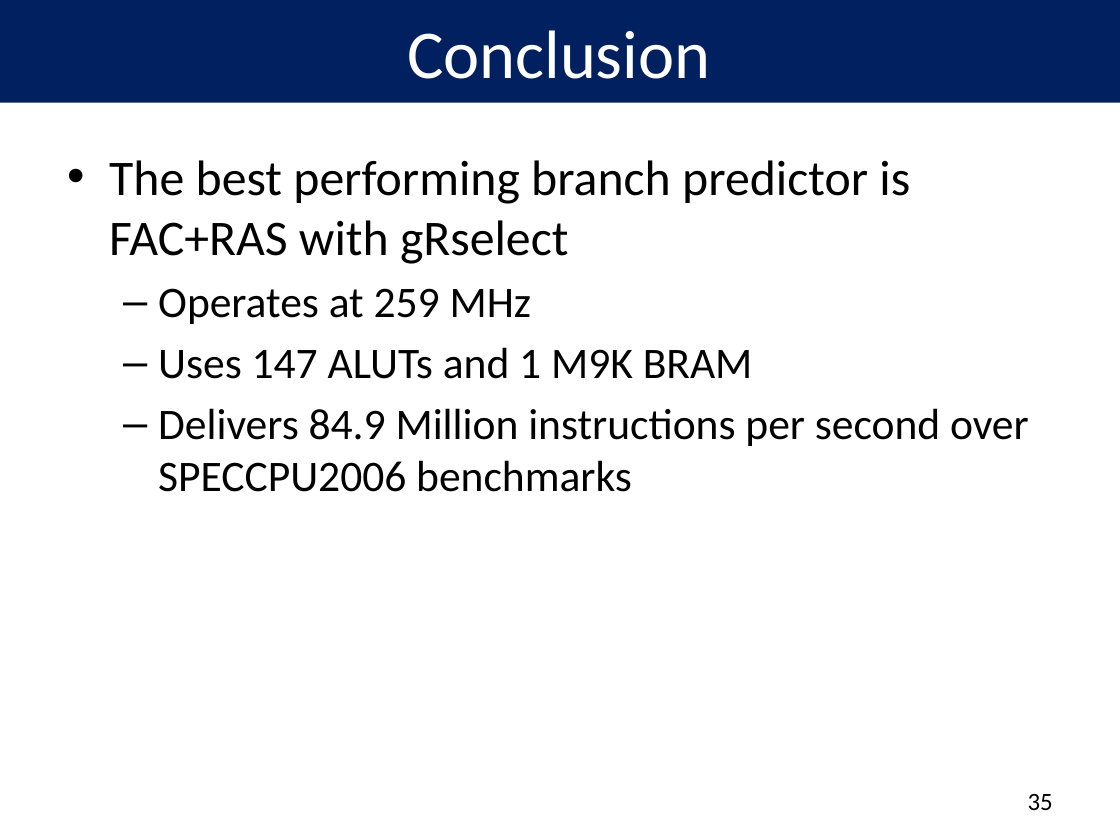
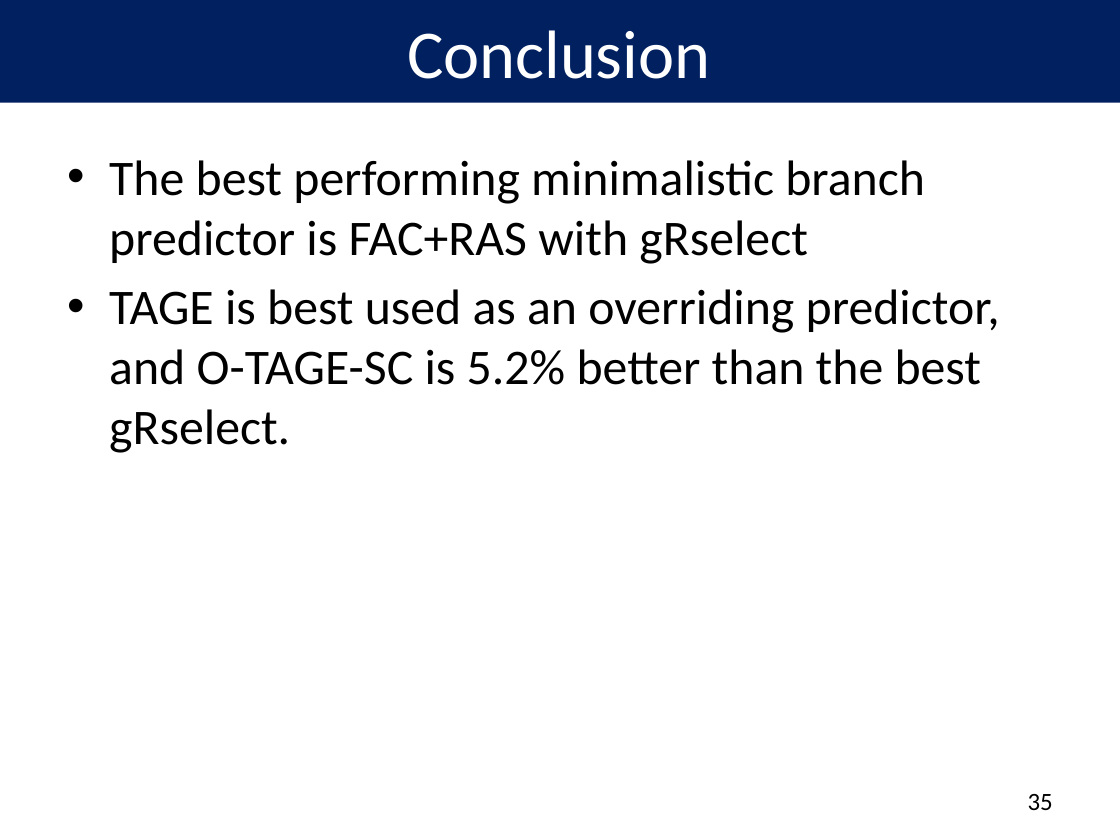
Before and after one commit to peterwudi/di-thesis, a slide deck: slide 36 of presentation/defense.pptx. Drawn at 1120x840 pixels with LibreOffice and Linux fonts; fonts in the diff are those of the drawing; background and template pictures are left out. Boxes give left, top, right and bottom in pixels: in the first picture for what was removed or moved away, otherwise in the second. Text is boxed around its words. In the diff, an @@ line names an element or a change of style, - is before the commit and + after.

```diff
--- a/presentation/defense.pptx
+++ b/presentation/defense.pptx
@@ text at bbox=[109, 160, 1000, 453]: text changed; size 28 to 32 pt @@
-• The best performing branch predictor is FAC+RAS with gRselect
-  – Operates at 259 MHz
-  – Uses 147 ALUTs and 1 M9K BRAM
-  – Delivers 84.9 Million instructions per second over SPECCPU2006 benchmarks
+• The best performing minimalistic branch predictor is FAC+RAS with gRselect
+• TAGE is best used as an overriding predictor, and O-TAGE-SC is 5.2% better than the best gRselect.
```
Also in this commit, not shown: 11 other slides changed, 1 slide added, 1 slide removed, 1 other file.
